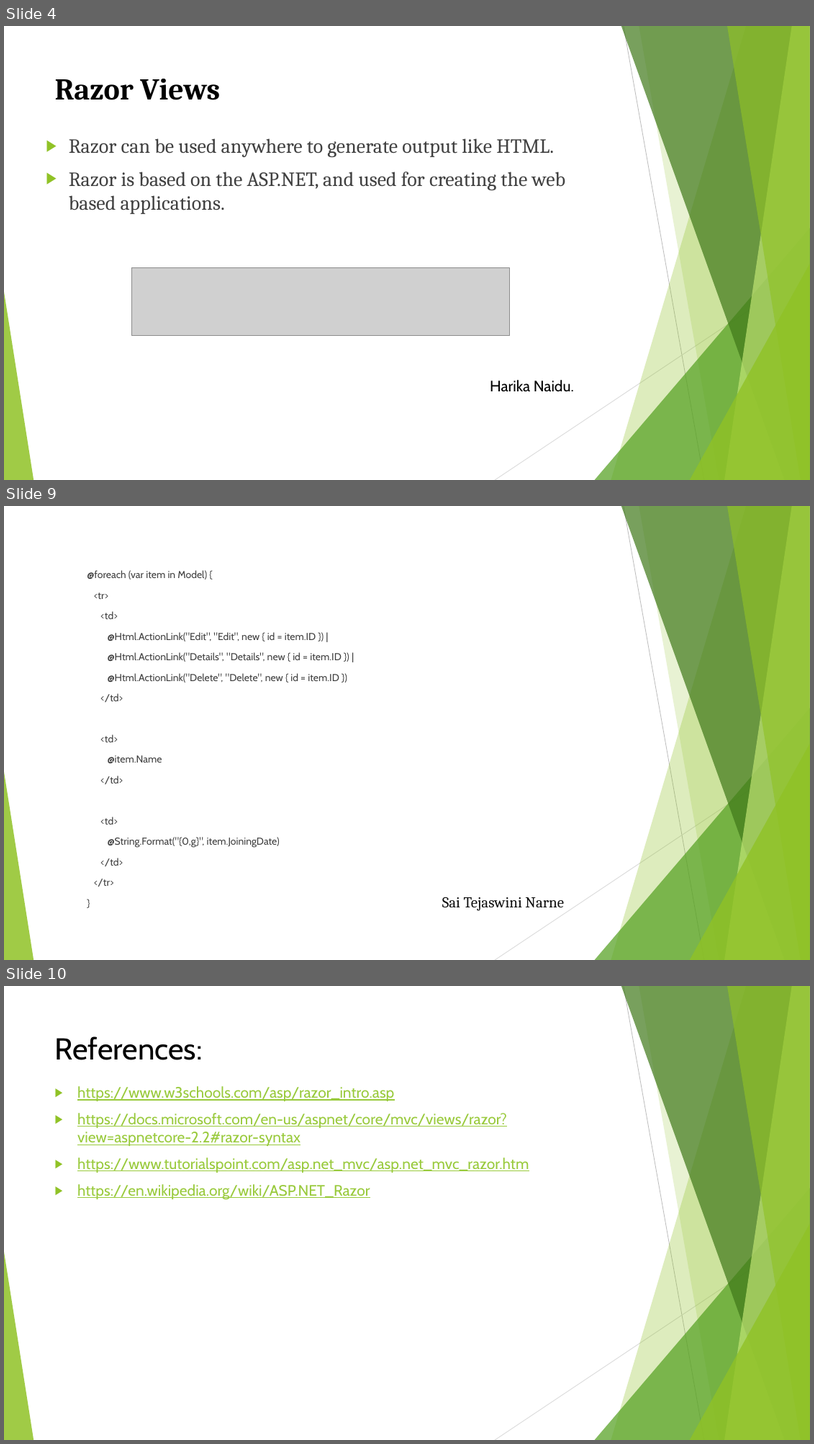
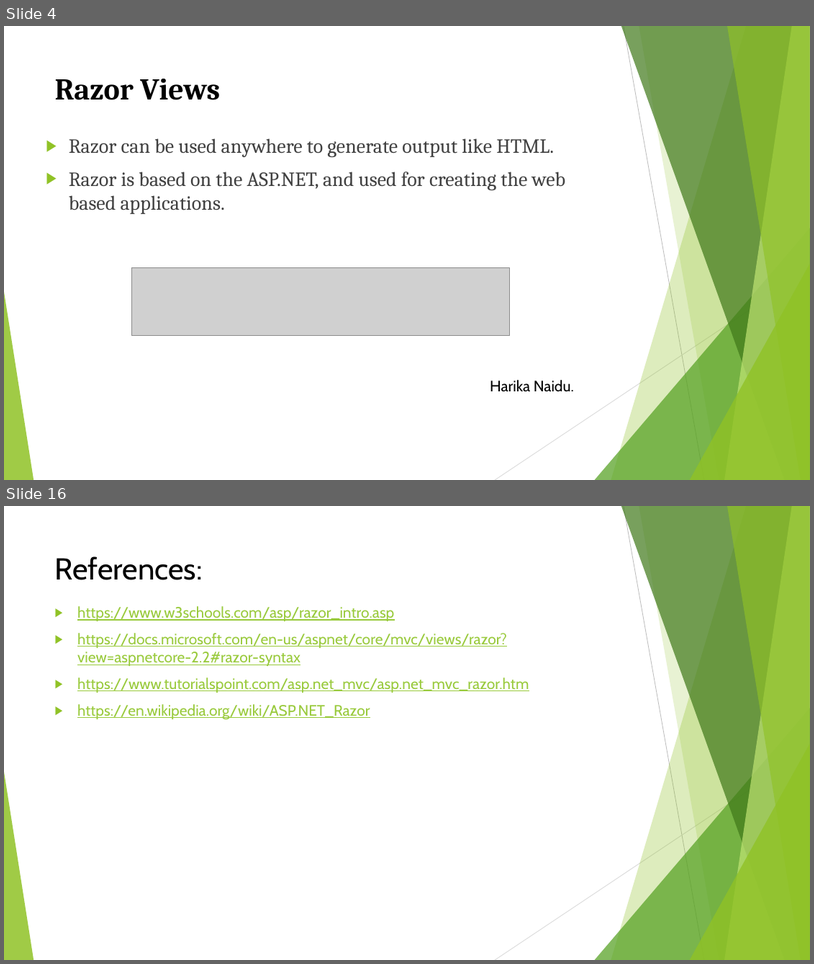
Before and after one commit to Harika1995/Razor-Views, a slide deck: Razor views.pptx. Shown one above the other, each under a label of ours: slides 4, 9 and 10 before the commit, slides 4 and 16 after it; the slides between them are not shown. The pictures are 814x1444 and 814x964 pixels, drawn with LibreOffice and Linux fonts; fonts in the diff are those of the drawing; grey boxes stand for pictures. Boxes give left, top, right and bottom in pixels: in the first picture for what was removed or moved away, otherwise in the second. Text is boxed around its words. In the diff, an @@ line names an element or a change of style, - is before the commit and + after.

```diff
--- a/Razor views.pptx
+++ b/Razor views.pptx
@@ slide 9 removed at <box>4,506,810,960</box>, background #FFFFFF; not listed: 10 template elements that a slide beside it also shows @@
@@ text removed at <box>87,570,342,847</box> @@
-@foreach (var item in Model) {
-<tr>
-<td>
-@Html.ActionLink("Edit", "Edit", new { id = item.ID }) |
-@Html.ActionLink("Details", "Details", new { id = item.ID }) |
-@Html.ActionLink("Delete", "Delete", new { id = item.ID })
-</td>
-<td>
-@item.Name
-</td>
-<td>
-@String.Format("{0,g}", item.JoiningDate)
-</td>
-</tr>
-}
@@ text removed at <box>442,896,564,911</box> @@
-Sai Tejaswini Narne
@@ what was slide 10 is now slide 16 @@
```
Also in this commit, not shown: 6 slides changed, 8 slides added, 1 other slide removed.
